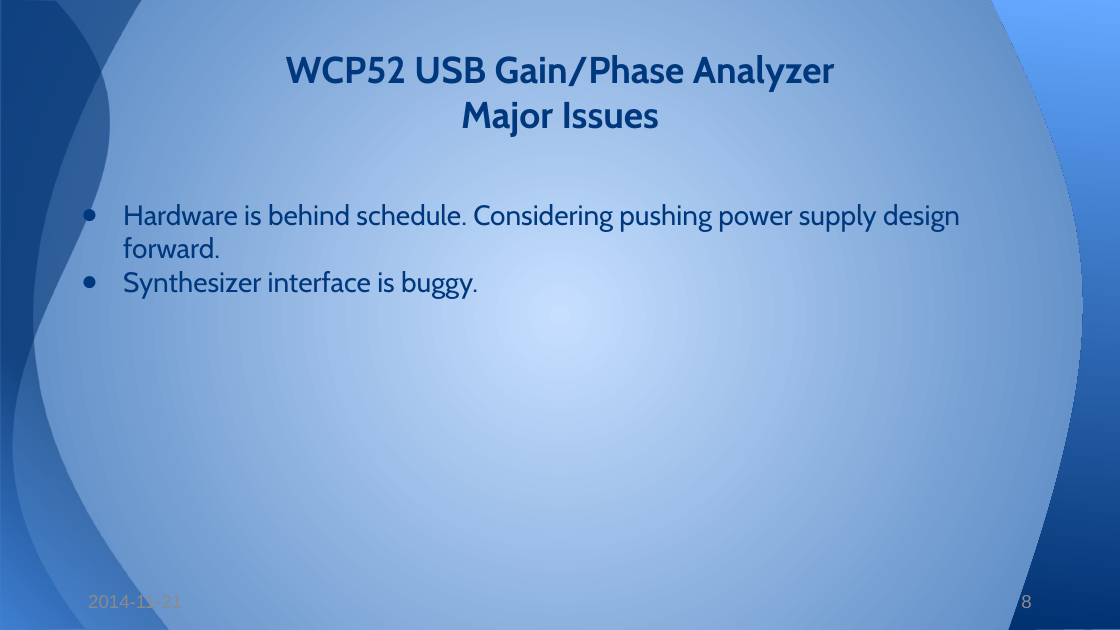
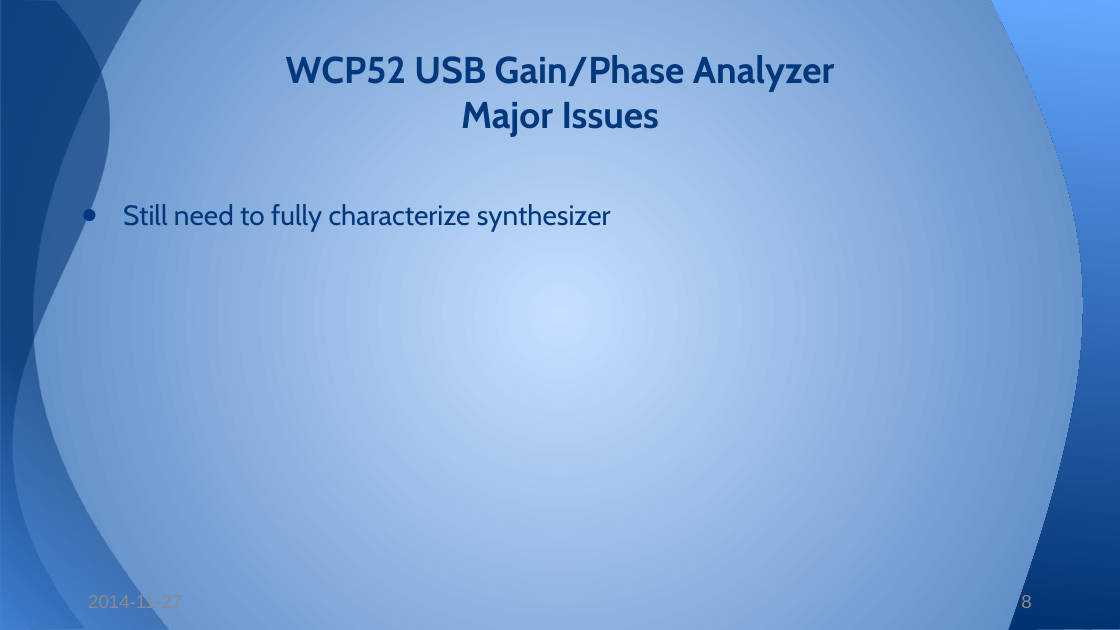
Before and after one commit to WCP52/docs, a slide deck: slide 8 of wsr/StatusPres.pptx. Drawn at 1120x630 pixels with LibreOffice and Linux fonts; fonts in the diff are those of the drawing. Boxes give left, top, right and bottom in pixels: in the first picture for what was removed or moved away, otherwise in the second. Text is boxed around its words. In the diff, an @@ line names an element or a change of style, - is before the commit and + after.

```diff
--- a/wsr/StatusPres.pptx
+++ b/wsr/StatusPres.pptx
@@ text at box(123, 204, 611, 231): text changed @@
-● Hardware is behind schedule. Considering pushing power supply design forward.
-● Synthesizer interface is buggy.
+● Still need to fully characterize synthesizer
@@ text at box(88, 595, 182, 608): text changed @@
-2014-11-21
+2014-11-27
```
Also in this commit, not shown: 7 other slides changed.
